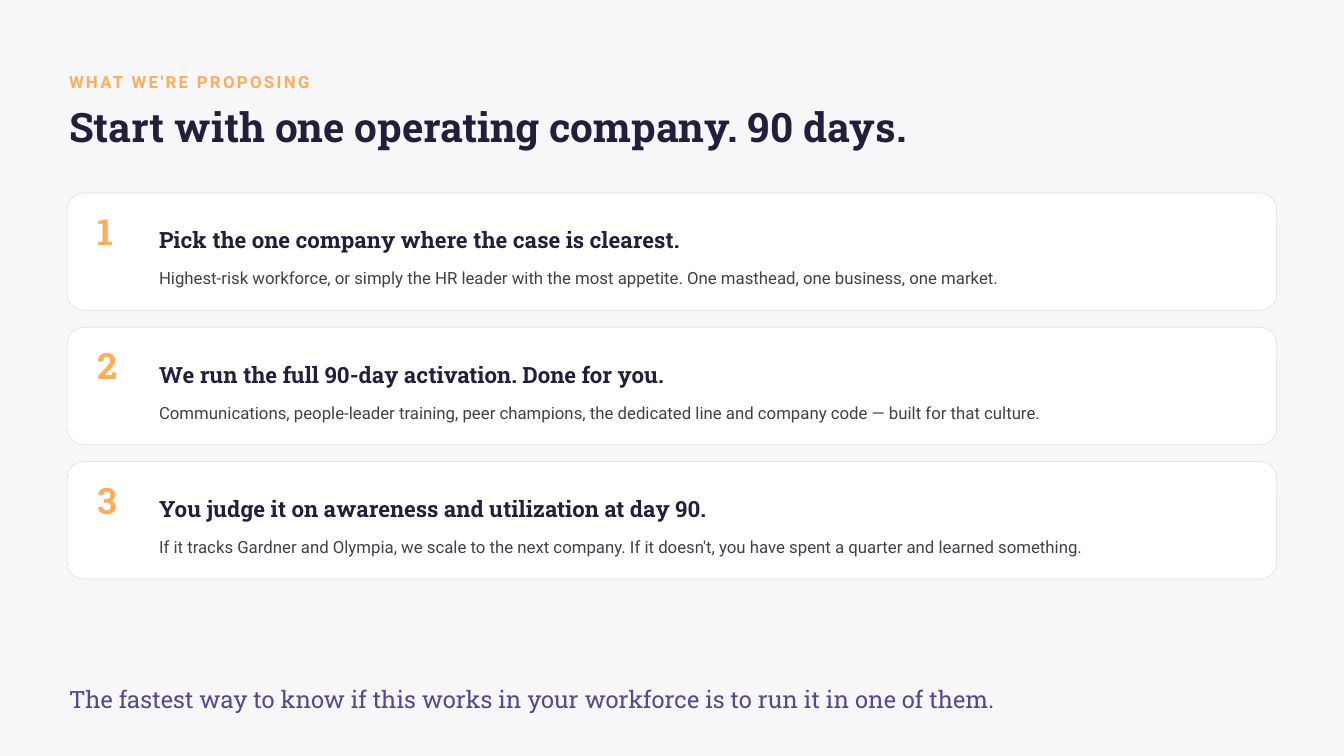
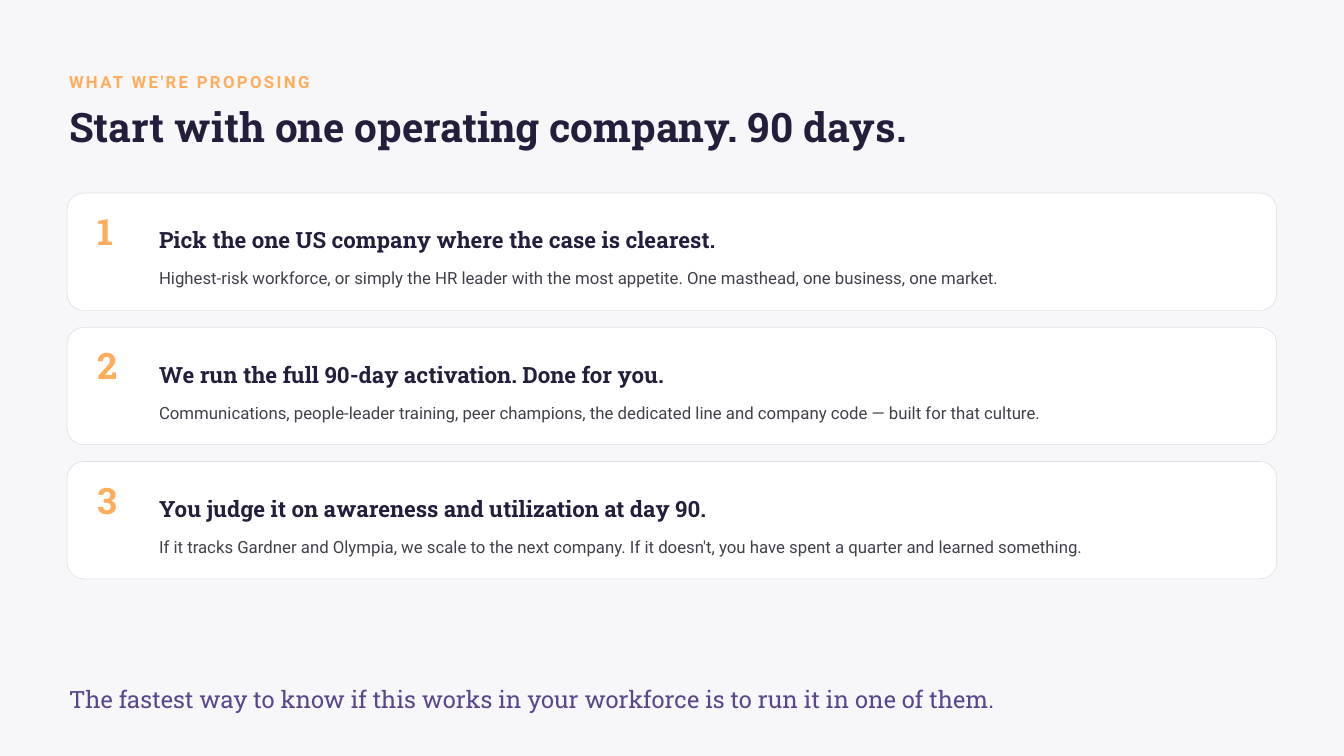
Before and after one commit to aderjess-max/Carietti, a slide deck: slide 18 of decks/Sobrynth-NewsCorp-HR-Briefing.pptx. Drawn at 1344x756 pixels with LibreOffice and Linux fonts; fonts in the diff are those of the drawing. Boxes give left, top, right and bottom in pixels: in the first picture for what was removed or moved away, otherwise in the second. Text is boxed around its words. In the diff, an @@ line names an element or a change of style, - is before the commit and + after.

```diff
--- a/decks/Sobrynth-NewsCorp-HR-Briefing.pptx
+++ b/decks/Sobrynth-NewsCorp-HR-Briefing.pptx
@@ text at [159, 231, 716, 253]: text changed @@
-Pick the one company where the case is clearest.
+Pick the one US company where the case is clearest.
```
Also in this commit, not shown: 4 other slides changed, 2 other files.
